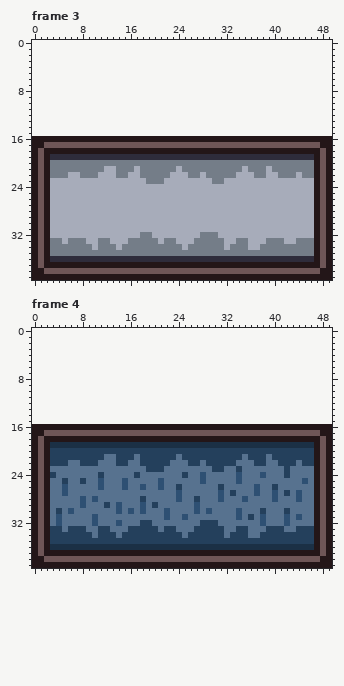
Pixel-art file -- Project Games/Project Mini Farm Simulator/Aseprite/basic UI/Weather_UI.aseprite. Above is the file before it was changed.
50x24 pixels, 5 frames. Shown: frame 3, frame 4. The old version is drawn lined up with the new one, on the new canvas. The commit also changed other frames, which this record leaves out.
And afterwards:
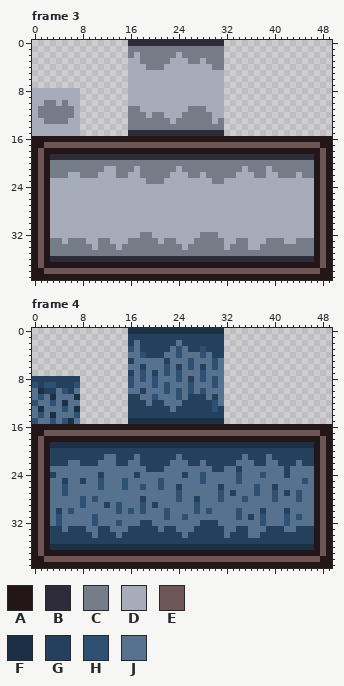
Palette (. is transparent): A #231618  B #2e2c3b  C #747d88  D #a7acba  E #6e5657  F #1b3045  G #24405c  H #2e5073  J #57728f
Changes in this commit:
canvas 50x24 -> 50x40, the old top-left corner now at 0,16
--- frame 3
@@ x 0..33 @@
- 0 ..................................
- 1 ..................................
- 2 ..................................
- 3 ..................................
- 4 ..................................
- 5 ..................................
- 6 ..................................
- 7 ..................................
- 8 ..................................
- 9 ..................................
-10 ..................................
-11 ..................................
-12 ..................................
-13 ..................................
-14 ..................................
-15 ..................................
+ 0 ................BBBBBBBBBBBBBBBB..
+ 1 ................CCCCCCCCCCCCCCCC..
+ 2 ................CDCCCCCCDCCCCCCC..
+ 3 ................DDCCCCCDDDCCDCCC..
+ 4 ................DDDCCCDDDDDDDDCC..
+ 5 ................DDDDDDDDDDDDDDDD..
+ 6 ................DDDDDDDDDDDDDDDD..
+ 7 ................DDDDDDDDDDDDDDDD..
+ 8 DDDDDDDD........DDDDDDDDDDDDDDDD..
+ 9 DDDDDDDD........DDDDDDDDDDDDDDDD..
+10 DDCCDCDD........DDDDDDDDDDDDDDDD..
+11 DCCCCCCD........CCDDDDDDDDCCCDDD..
+12 DCCCCCCD........CCCDCCDDDCCCCCDD..
+13 DDCCCCDD........CCCCCCCDCCCCCCDC..
+14 DDDDDDDD........CCCCCCCCCCCCCCCC..
+15 DDDDDDDD........BBBBBBBBBBBBBBBB..
 16 AAAAAAAAAAAAAAAAAAAAAAAAAAAAAAAAAA
--- frame 4
@@ x 0..33 @@
- 0 ..................................
- 1 ..................................
- 2 ..................................
- 3 ..................................
- 4 ..................................
- 5 ..................................
- 6 ..................................
- 7 ..................................
- 8 ..................................
- 9 ..................................
-10 ..................................
-11 ..................................
-12 ..................................
-13 ..................................
-14 ..................................
-15 ..................................
+ 0 ................FFFFFFFFFFFFFFFF..
+ 1 ................GGGGGGGGGGGGGGGG..
+ 2 ................GJGGGGGGJGGGGGGG..
+ 3 ................HJGGGGGJHJGGHGGG..
+ 4 ................JJHGGGJJHJJJHJGG..
+ 5 ................GJJJJJGJJJHJJJHJ..
+ 6 ................JJGJJJHJGJHJGJHJ..
+ 7 ................GJHJGJHJHJJJHJJJ..
+ 8 GGGGGGGG........HJHJHJJJHJGJHJHJ..
+ 9 HGHHGGGH........HJJJHJHJJJHJJJHJ..
+10 JFGGJHGJ........JJGJJJHJHJHJHJJJ..
+11 JHJFJJJF........GGJJHJJJHJGGGJGJ..
+12 HJJHJFJJ........GGGJGGJJJGGGGGHJ..
+13 JFJJJHJF........GGGGGGGJGGGGGGHG..
+14 JHJFJJJH........GGGGGGGGGGGGGGGG..
+15 HJJHJHFJ........FFFFFFFFFFFFFFFF..
 16 AAAAAAAAAAAAAAAAAAAAAAAAAAAAAAAAAA
Where, in picture pixels (left, top, right, bottom), the same in both pictures:
added: (128, 40, 224, 136)
added: (32, 88, 80, 136)
added: (128, 328, 224, 424)
added: (32, 376, 80, 424)
